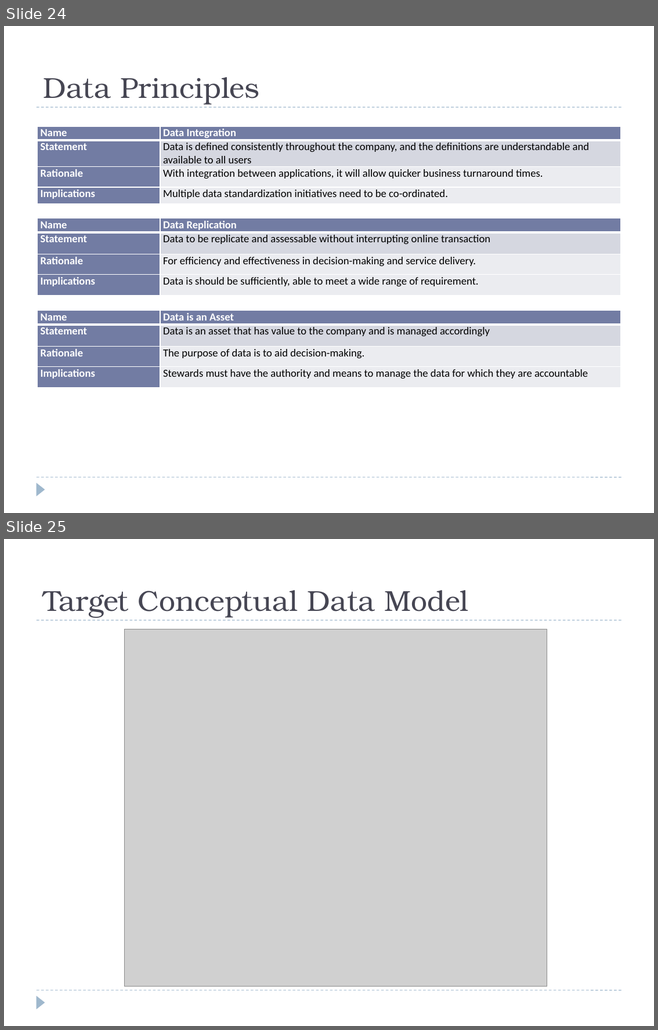
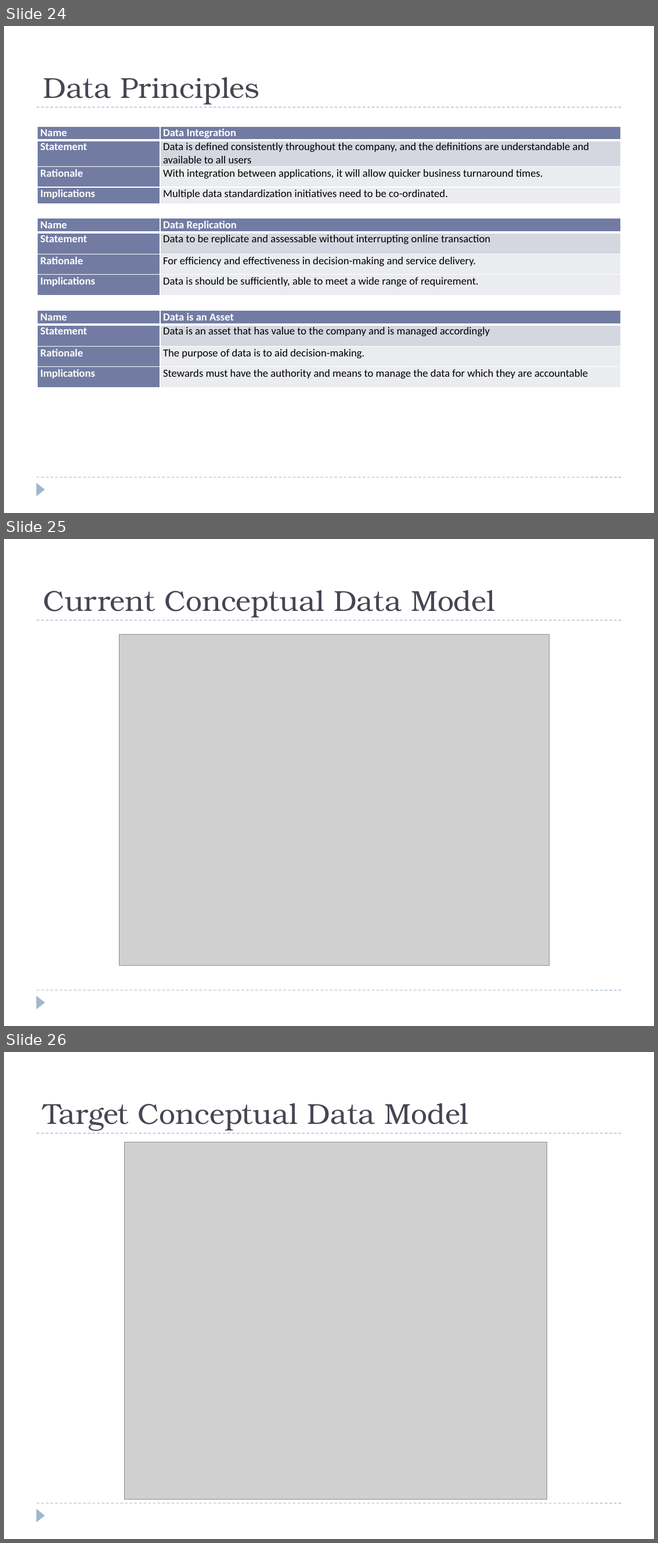
Before and after one commit to windieccf/t1-shipping, a slide deck: Enterprise Architech Presentation.pptx. Shown one above the other, each under a label of ours: slides 24 and 25 before the commit, slides 24, 25 and 26 after it. The pictures are 658x1030 and 658x1543 pixels, drawn with LibreOffice and Linux fonts; fonts in the diff are those of the drawing; grey boxes stand for pictures. Boxes give left, top, right and bottom in pixels: in the first picture for what was removed or moved away, otherwise in the second. Text is boxed around its words. In the diff, an @@ line names an element or a change of style, - is before the commit and + after.

```diff
--- a/Enterprise Architech Presentation.pptx
+++ b/Enterprise Architech Presentation.pptx
@@ slide 25 added at (4,539,654,1026), background #FFFFFF; not listed: 3 template elements that a slide beside it also shows @@
@@ title added at (43,590,495,618), 32 pt, text #464653 @@
+Current Conceptual Data Model
@@ picture added at (119,635,549,966) @@
@@ what was slide 25 is now slide 26 @@
```
Also in this commit, not shown: 1 other file.
